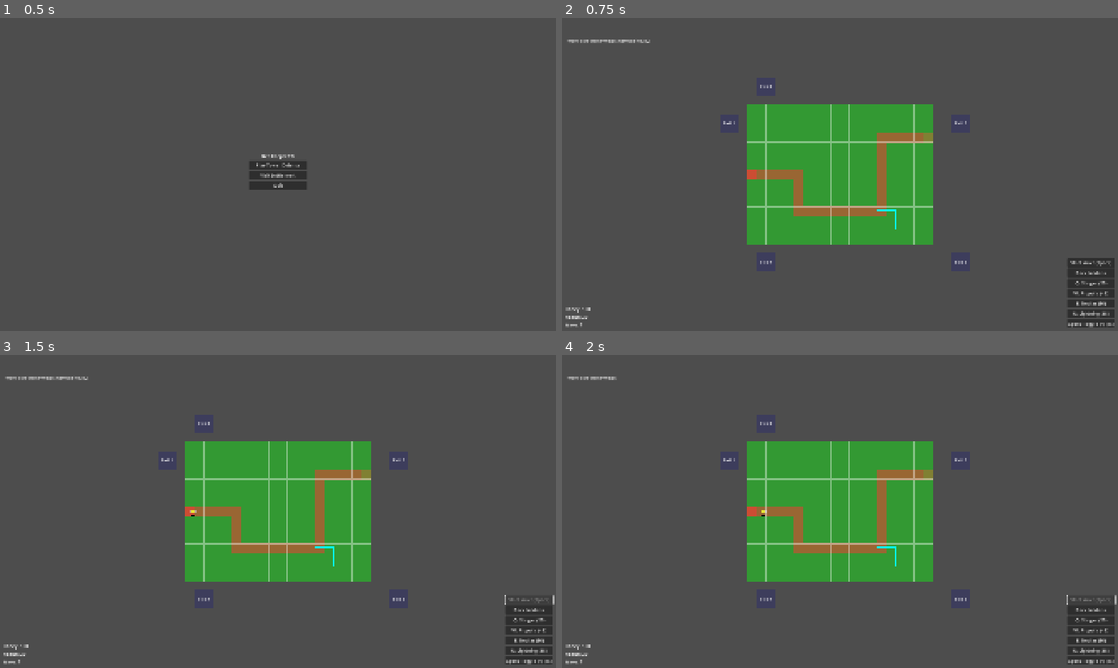
Above: before the commit, frames 1-4 (two rows, left to right).
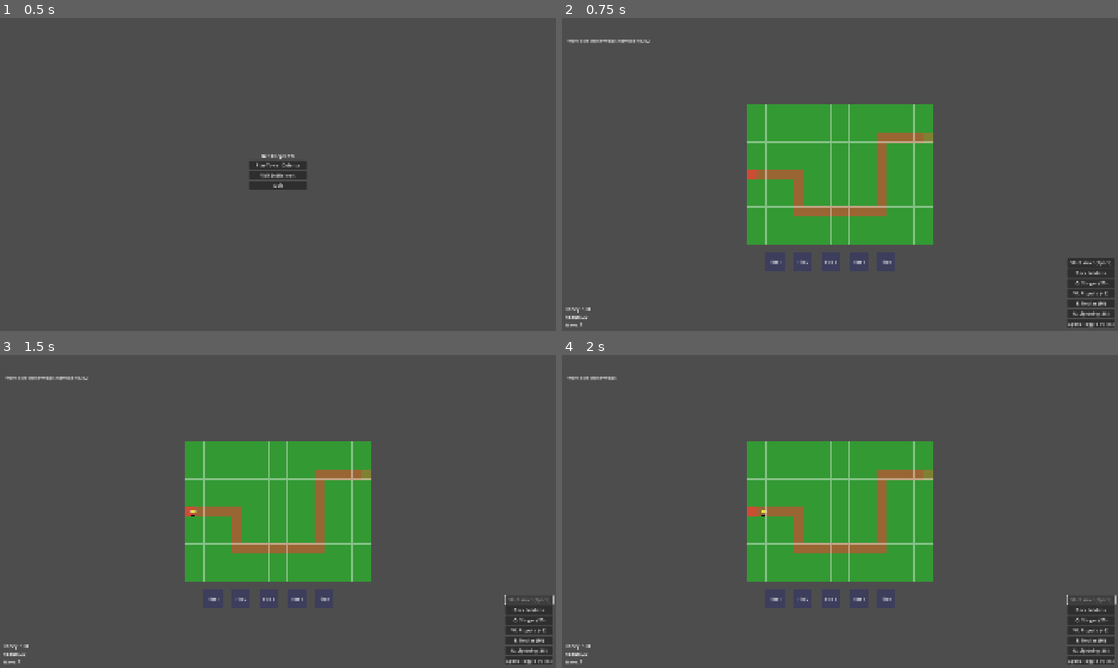
Above: after the commit, the same moments.

Repository: yagrima/bee-keeper-td
Game: Godot game, scene res://scenes/main/Main.tscn
Two runs of this game, one before a commit and one after it. Both use one fixed random seed, a clock stepped at 60 frames per second and the inputs below.
Inputs:
- Up to frame 1 (0.5 s): no input
- Up to frame 2 (0.75 s): click "Play Tower Defense" at 0.5 s
- Up to frame 3 (1.5 s): click "Start Wave (Space)" at 1.25 s
- Up to frame 4 (2 s): no input

Frame 1 is identical in both runs. In frame 2, 0.2% of the frame differs, in the area x 29-73%, y 21-79%; in frame 3, 0.2%; in frame 4, 0.2%.

Commit message:
Reposition metaprogression fields: Horizontal line below play area
- Moved all 5 fields to a horizontal line below the play area
- Fields positioned at row 16 (one row below the 15-row play area)
- Equal spacing of 3 tiles between field centers (1 tile gap between fields)
- Fields positioned at x-coordinates: 2, 5, 8, 11, 14
- Clean horizontal alignment for better visual organization
- All fields remain empty and outside the play area

Diff:
--- a/scripts/TowerDefense.gd
+++ b/scripts/TowerDefense.gd
@@ -1642,17 +1642,20 @@
 # =============================================================================
 
 func setup_metaprogression_fields():
-	"""Setup five empty 2x2 fields outside the play area for metaprogression"""
+	"""Setup five empty 2x2 fields in a horizontal line below the play area"""
 	print("Setting up metaprogression fields...")
 
-	# Define five 2x2 field positions outside the play area
-	var field_positions = [
-		Vector2(-3, 1),   # Left of play area
-		Vector2(22, 1),   # Right of play area
-		Vector2(1, -3),   # Above play area
-		Vector2(1, 16),   # Below play area
-		Vector2(22, 16)   # Bottom-right corner
-	]
+	# Calculate positions for 5 fields in a horizontal line below the play area
+	# Play area is 20x15 (640x480 pixels), so below it starts at row 15
+	# Center the fields horizontally with equal spacing
+	var start_x = 2  # Start 2 tiles from left edge
+	var field_spacing = 3  # 3 tiles between field centers (1 tile gap between fields)
+	var row_y = 16  # One row below the play area
+
+	var field_positions = []
+	for i in range(5):
+		var x_pos = start_x + (i * field_spacing)
+		field_positions.append(Vector2(x_pos, row_y))
 
 	var map_offset = get_meta("map_offset", Vector2.ZERO)
 
